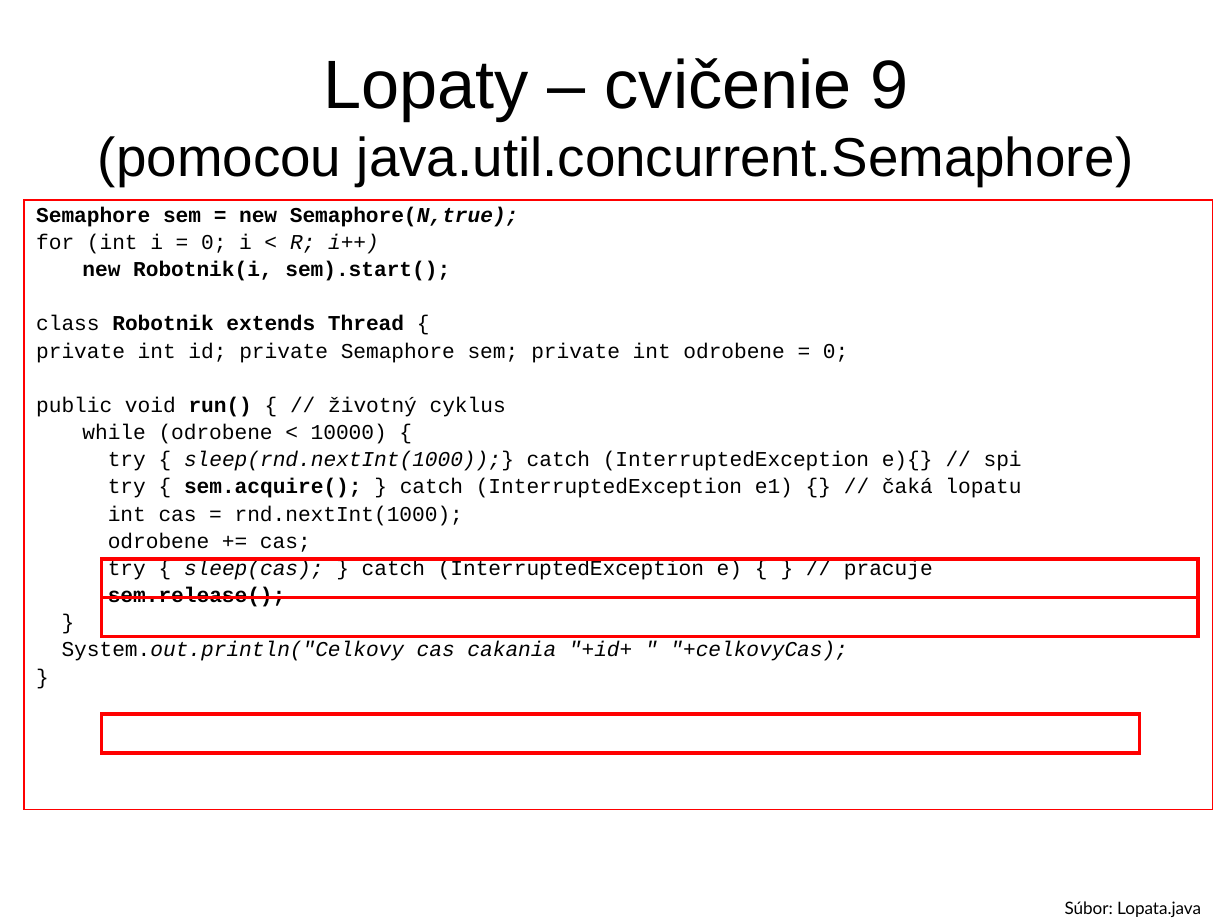
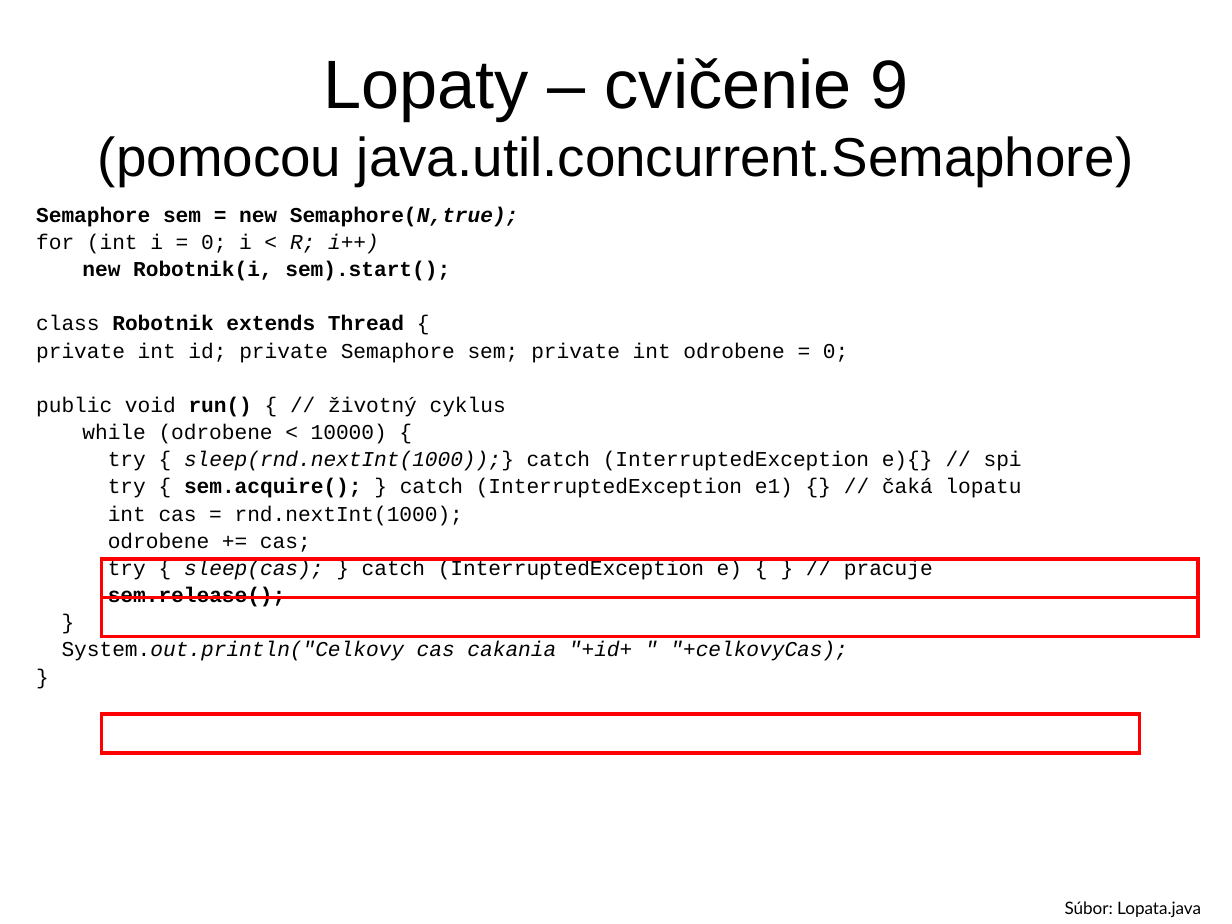
Before and after one commit to Programovanie4/Prednasky, a slide deck: slide 18 of 09/09_java.ppt. Drawn at 1232x924 pixels with LibreOffice and Linux fonts; fonts in the diff are those of the drawing. Boxes give left, top, right and bottom in pixels: in the first picture for what was removed or moved away, otherwise in the second. Text is boxed around its words. In the diff, an @@ line names an element or a change of style, - is before the commit and + after.

```diff
--- a/09/09_java.ppt
+++ b/09/09_java.ppt
@@ text "Semaphore sem = new Semaphore(N,true);": place and size @@
-text "Semaphore sem = new Semaphore(N,true);" at [25, 200, 1214, 809]
+text "Semaphore sem = new Semaphore(N,true);" at [36, 207, 1022, 661]
@@ text "Semaphore sem = new Semaphore(N,true);" at [36, 207, 1022, 661]: outline #FF0000 0.74 pt to none @@
```
Also in this commit, not shown: 2 other slides changed, 2 slides added, 3 other files.
